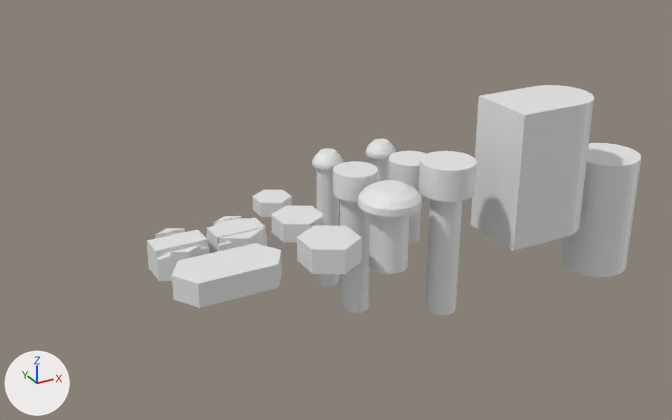
Two versions of the Blender file lib/screws_and_nuts.blend, one commit apart.
One viewpoint serves both versions: a 50 mm camera at (-56.8, -115.2, 58.5) aimed at (8.3, 3.1, -0.7). The lights are fixed; the arrows at lower left show +X, +Y and +Z.

In view in the first picture: 'm5_head_cutout_halfround', 'm5_head_cutout_round', 'nut_m4', 'nut_m4_cut', 'nut_m4_cut_src', 'nut_m4_insert_cut', 'nut_m5', 'screw_m4x10', 'screw_m4x20_tolerance_cutout', 'screw_m5x10', 'screw_m5x10_tolerance_cutout', 'screw_m5x20'.
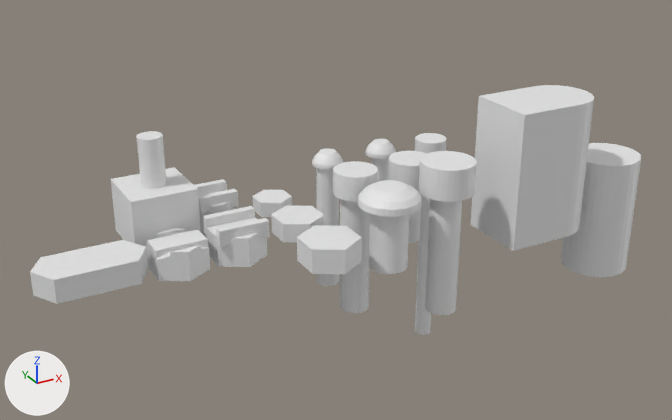
Boxes (x1, y1, x2, y2) around the edits, measured in the pictures (672 x 420 px):
'nut_m4_insert_cut', moved: before (172, 243, 282, 308); after (30, 240, 148, 304)
'm3_screw_cutout_test', added: after (111, 167, 201, 251)
'screw_m3x35', added: after (415, 133, 447, 335)
'Cube', shown: after (203, 206, 269, 248)
'm3_tolerance_cutout.001', added: after (137, 131, 167, 268)
'Cube.001', added: after (194, 179, 238, 215)
'm3_screwhead_cutout_src', added: after (200, 202, 235, 236)

What changed in the scene script:
```text
Add me_cube_002:
    me_cube_002.from_pydata(...)  # a box spanning x -5.0..5.0, y -5.0..5.0, z -3.4..5.0
Add me_cylinder_021:
    me_cylinder_021.from_pydata(...)  # 136 vertices, 92 faces; spans x -3.3..3.3, y -3.3..3.3, z -4.0..1.0
Add me_cylinder_019:
    me_cylinder_019.from_pydata(...)  # 96 vertices, 66 faces; spans x -3.3..3.3, y -3.3..3.3, z -4.0..1.0
Add me_cube_001:
    me_cube_001.from_pydata(...)  # 20 vertices, 18 faces; spans x -3.04..3.04, y -0.4..0.84, z -1.6..1.0
Add me_cylinder_018:
    me_cylinder_018.from_pydata(...)  # 128 vertices, 68 faces; spans x -2.7..2.7, y -2.7..2.7, z -35.0..3.0
Change ob_cube:
    remove ob_cube.hide_set(True)
Change ob_nut_m4_insert_cut:
    ob_nut_m4_insert_cut.location: (-19.0, -10.0, 0.0) -> (-35.0, 0.0, 0.0)
Add ob_m3_tolerance_cutout_001:
    ob_m3_tolerance_cutout_001 = bpy.data.objects.new('m3_tolerance_cutout.001', me_cylinder_009.copy())  # the mesh of ob_m3_tolerance_cutout
    ob_m3_tolerance_cutout_001.location = (-19.0, 9.0, 4.0)
Add ob_m3_screw_cutout_test:
    ob_m3_screw_cutout_test = bpy.data.objects.new('m3_screw_cutout_test', me_cube_002)
    ob_m3_screw_cutout_test.location = (-19.0, 9.0, 2.0)
    _m = ob_m3_screw_cutout_test.modifiers.new('Boolean', 'BOOLEAN')
    _m.object = ob_m3_tolerance_cutout_001
    _m = ob_m3_screw_cutout_test.modifiers.new('Boolean.001', 'BOOLEAN')
    _m.object = ob_m3_screwhead_cutout
Add ob_m3_screwhead_cutout:
    ob_m3_screwhead_cutout = bpy.data.objects.new('m3_screwhead_cutout', me_cylinder_021)
    ob_m3_screwhead_cutout.location = (-19.0, 9.0, 2.0)
Add ob_cube_001:
    ob_cube_001 = bpy.data.objects.new('Cube.001', me_cube_001)
    ob_cube_001.parent = ob_m3_screwhead_cutout_src
    ob_cube_001.matrix_parent_inverse = Matrix(((1.0, 0.0, 0.0, 10.0), (0.0, 1.0, 0.0, -9.0), (0.0, 0.0, 1.0, 6.0), (0.0, 0.0, 0.0, 1.0)))
    ob_cube_001.location = (-10.0, 11.0, -4.55)
    _m = ob_cube_001.modifiers.new('Mirror', 'MIRROR')
    _m.use_axis = (False, True, False)
    _m.mirror_object = ob_m3_screwhead_cutout_src
Add ob_m3_screwhead_cutout_src:
    ob_m3_screwhead_cutout_src = bpy.data.objects.new('m3_screwhead_cutout_src', me_cylinder_019)
    ob_m3_screwhead_cutout_src.location = (-10.0, 9.0, 2.0)
    _m = ob_m3_screwhead_cutout_src.modifiers.new('Boolean', 'BOOLEAN')
    _m.object = ob_cube_001
Add ob_screw_m3x35:
    ob_screw_m3x35 = bpy.data.objects.new('screw_m3x35', me_cylinder_018)
    ob_screw_m3x35.location = (30.0, 9.0, 2.9)
```
